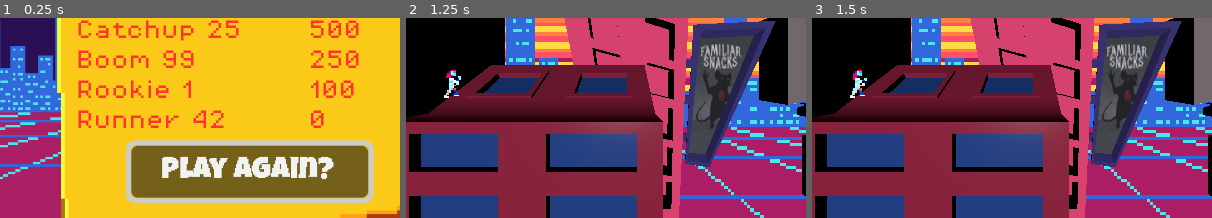
Above: before the commit, frames 1-3 (left to right).
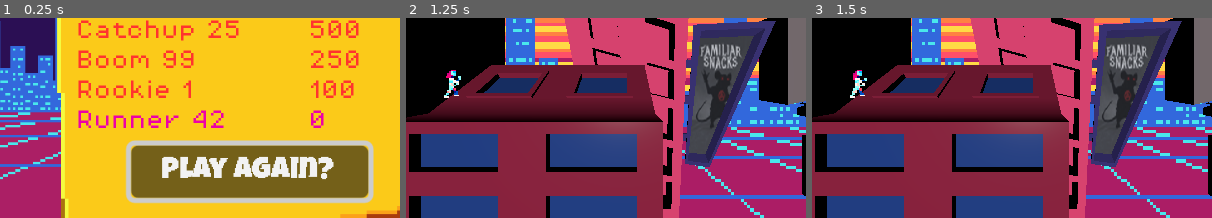
Above: after the commit, the same moments.

Repository: NebulaCoffee/SKG2026-score-gameshow
Game: Godot game, scene res://Scenes/High score screen/high_score_screen.tscn
Same seed, same stepped clock (60 frames per second), same inputs: the game is played once before the commit and once after it. This scene is started directly instead of the project's main scene.
Inputs:
- Up to frame 1 (0.25 s): no input
- Up to frame 2 (1.25 s): click "Play Again?" at 0.5 s
- Up to frame 3 (1.5 s): hold Right (ui_right) from 1.28 s (still down); tap Shift (slide) at 1.35 s
The pictures show only the part of the screen within x 23-73%, y 35-85%; the shares and areas given below are measured in that part.

The runs differ from the first frame. In frame 1, 1.2% of the frame differs, in the area x 19-81%, y 46-55%; in frame 2, nothing differs; in frame 3, nothing differs.

Commit message:
score highlight
changed the player score's colour

Diff:
--- a/Scripts/high_score_screen.gd
+++ b/Scripts/high_score_screen.gd
@@ -16,12 +16,14 @@
 	var sindex = 5
 	if scores[4][1] < Globals.current_score:
 		scores[4][1] = Globals.current_score + 100
-
 	scores.append(["Runner 42",Globals.current_score])
 	scores.sort_custom(sort_ascending)
 	for i in scores:
 		scorer_container.get_child(count).text = str(i[0])
 		score_container.get_child(count).text = str(i[1])
+		if i[0] == "Runner 42":
+			scorer_container.get_child(count).add_theme_color_override("default_color", Color(0.929, 0.0, 0.657, 1.0))
+			score_container.get_child(count).add_theme_color_override("default_color", Color(0.929, 0.0, 0.657, 1.0))
 		count -= 1
 	if Globals.current_score > 100:
 		text.text = "Well, you beat the rookie at least!"
